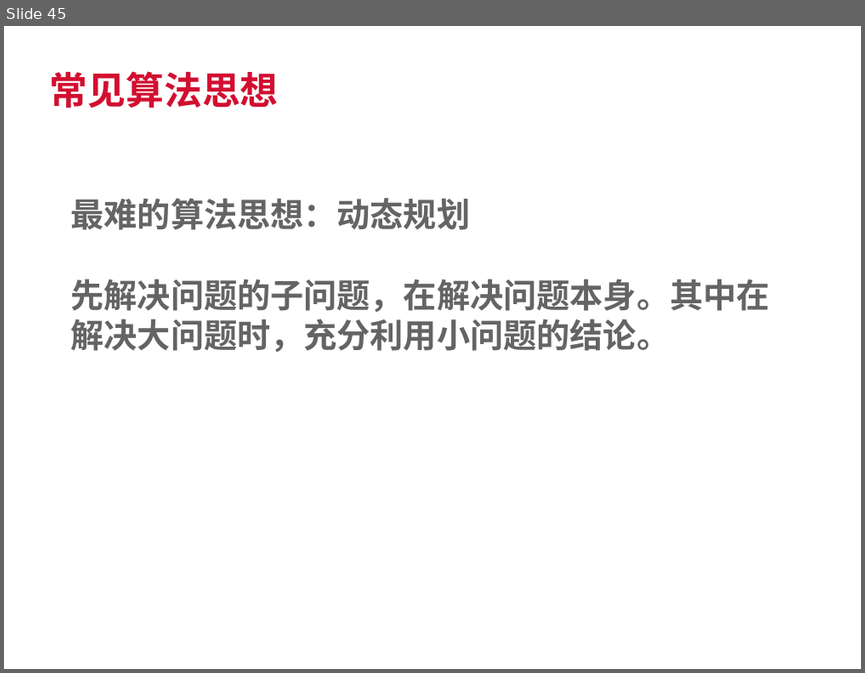
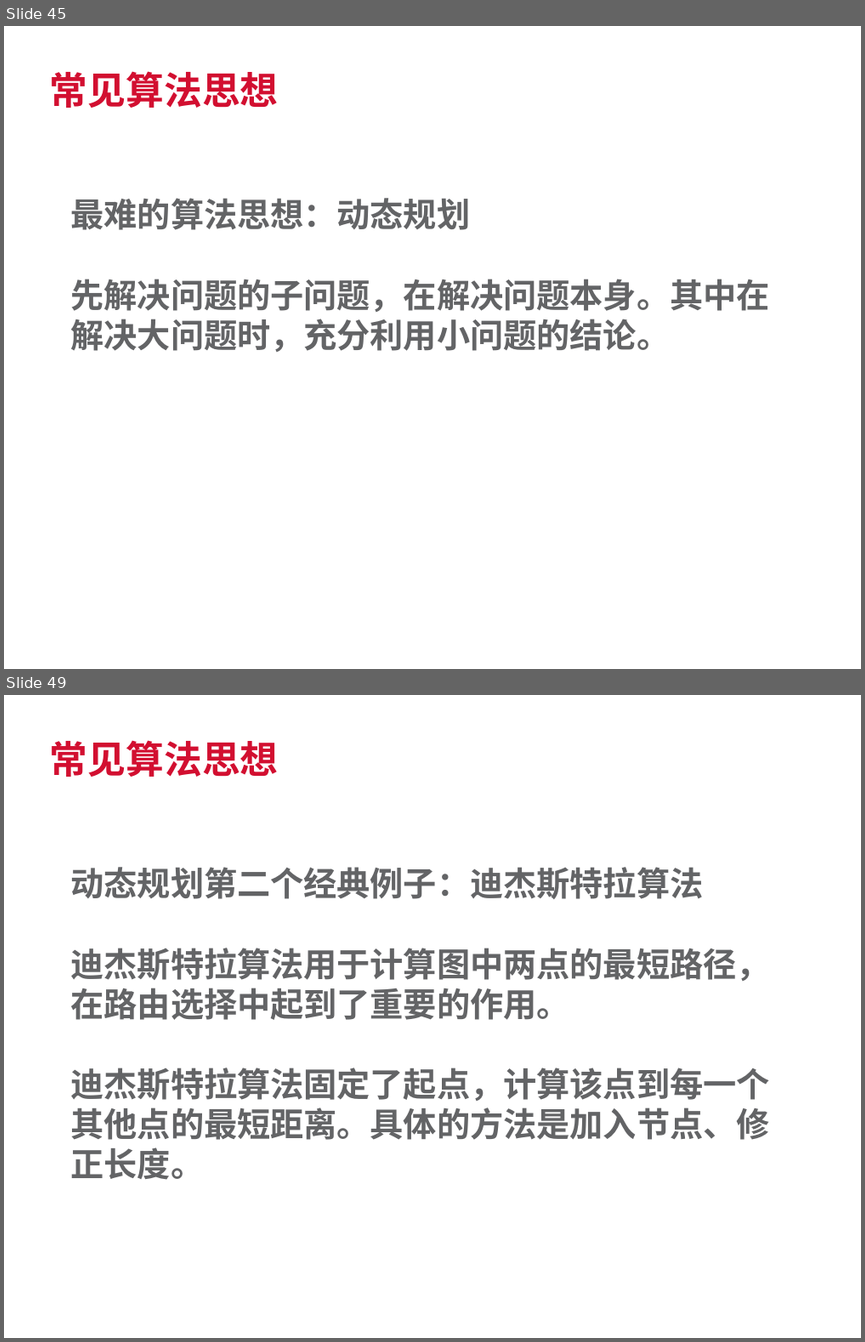
Before and after one commit to SherlockGn/documents, a slide deck: trendmicro template.pptx. Shown one above the other, each under a label of ours: slide 45 before the commit, slides 45 and 49 after it; the slides between them are not shown. The pictures are 865x673 and 865x1342 pixels, drawn with LibreOffice and Linux fonts; fonts in the diff are those of the drawing; background and template pictures are left out. Boxes give left, top, right and bottom in pixels: in the first picture for what was removed or moved away, otherwise in the second. Text is boxed around its words. In the diff, an @@ line names an element or a change of style, - is before the commit and + after.

```diff
--- a/trendmicro template.pptx
+++ b/trendmicro template.pptx
@@ slide 49 added at bbox=[4, 695, 861, 1338], background #FFFFFF @@
@@ title added at bbox=[50, 740, 279, 777], 32 pt, text #D20F30, bold @@
+常见算法思想
@@ text added at bbox=[71, 867, 770, 1179], 28 pt, text #636466, bold @@
+动态规划第二个经典例子：迪杰斯特拉算法
+迪杰斯特拉算法用于计算图中两点的最短路径，在路由选择中起到了重要的作用。
+迪杰斯特拉算法固定了起点，计算该点到每一个其他点的最短距离。具体的方法是加入节点、修正长度。
@@ text added at bbox=[10, 1309, 112, 1329], 9 pt, text #FFFFFF @@
+04/25/2016
```
Also in this commit, not shown: 2 slides changed, 4 other slides added, 2 other files.
